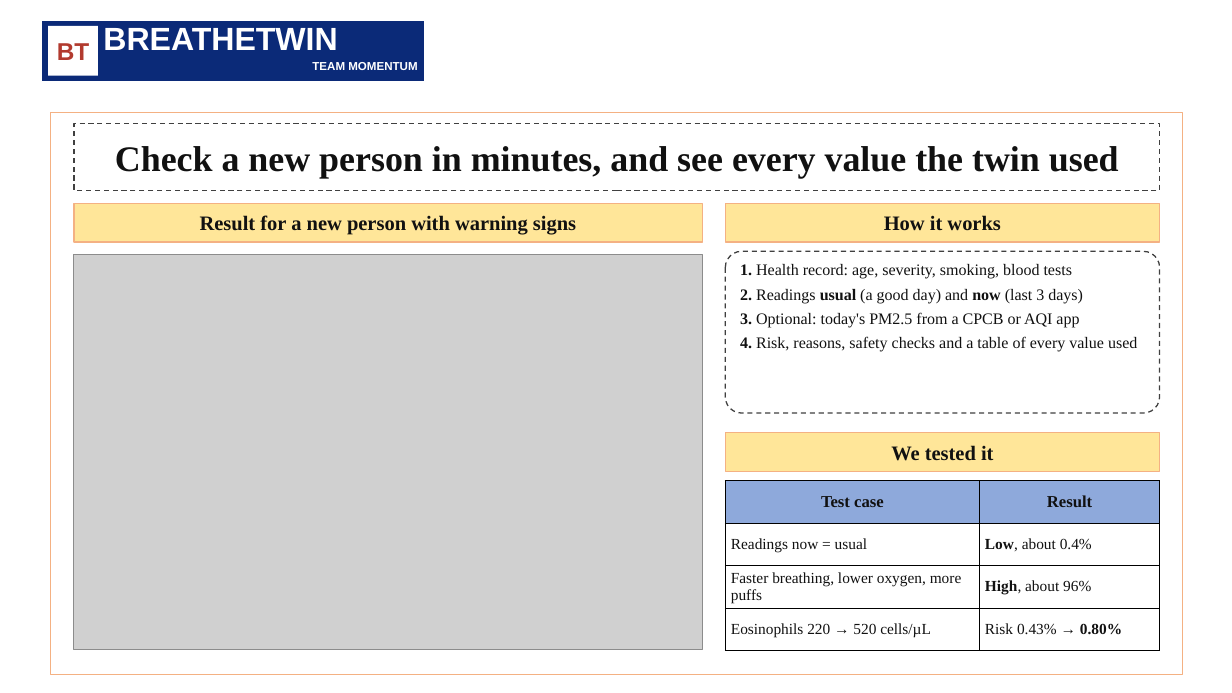
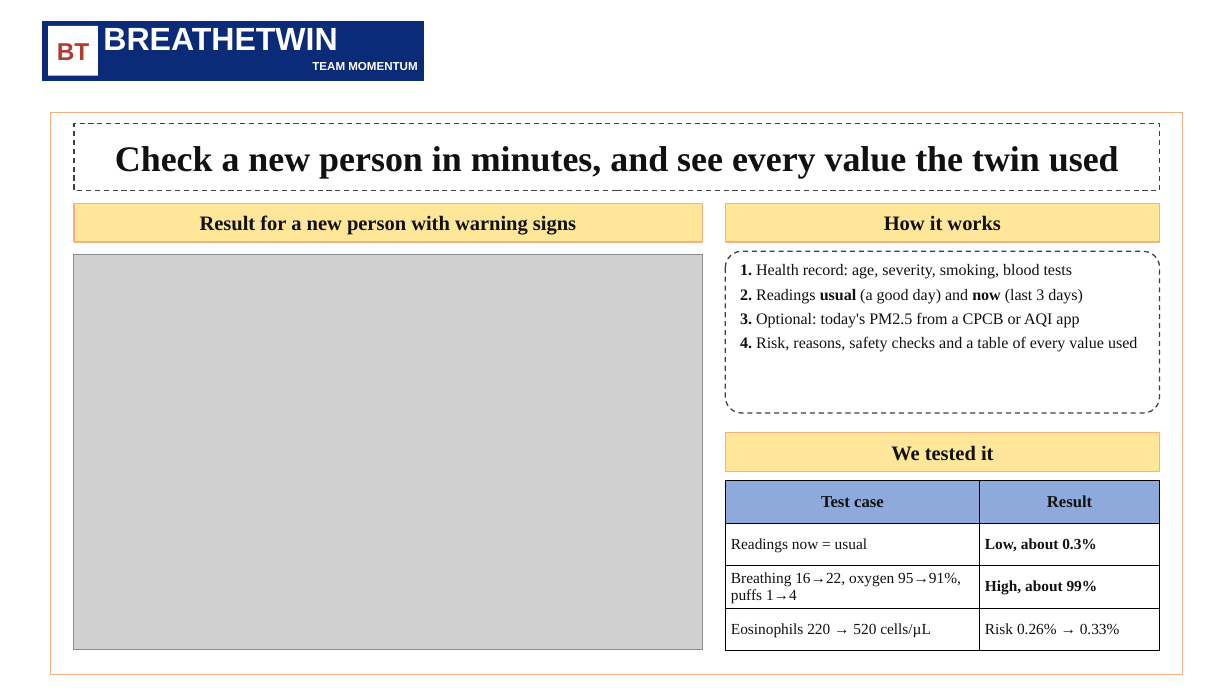
Before and after one commit to yashsaxena1220-lgtm/MOMENTUM_SDA-Bocconi-Asia-Center, a slide deck: slide 14 of docs/BreatheTwin_presentation.pptx. Drawn at 1232x693 pixels with LibreOffice and Linux fonts; fonts in the diff are those of the drawing; grey boxes stand for pictures; background and template pictures are left out. Boxes give left, top, right and bottom in pixels: in the first picture for what was removed or moved away, otherwise in the second. Text is boxed around its words. In the diff, an @@ line names an element or a change of style, - is before the commit and + after.

```diff
--- a/docs/BreatheTwin_presentation.pptx
+++ b/docs/BreatheTwin_presentation.pptx
@@ table at (726,481,1160,651) @@
-row 2, column 2: Low, about 0.4%
+row 2, column 2: Low, about 0.3%
-row 3, column 1: Faster breathing, lower oxygen, more puffs
+row 3, column 1: Breathing 16→22, oxygen 95→91%, puffs 1→4
-row 3, column 2: High, about 96%
+row 3, column 2: High, about 99%
-row 4, column 2: Risk 0.43% → 0.80%
+row 4, column 2: Risk 0.26% → 0.33%
```
Also in this commit, not shown: 8 other slides changed, 29 other files.
